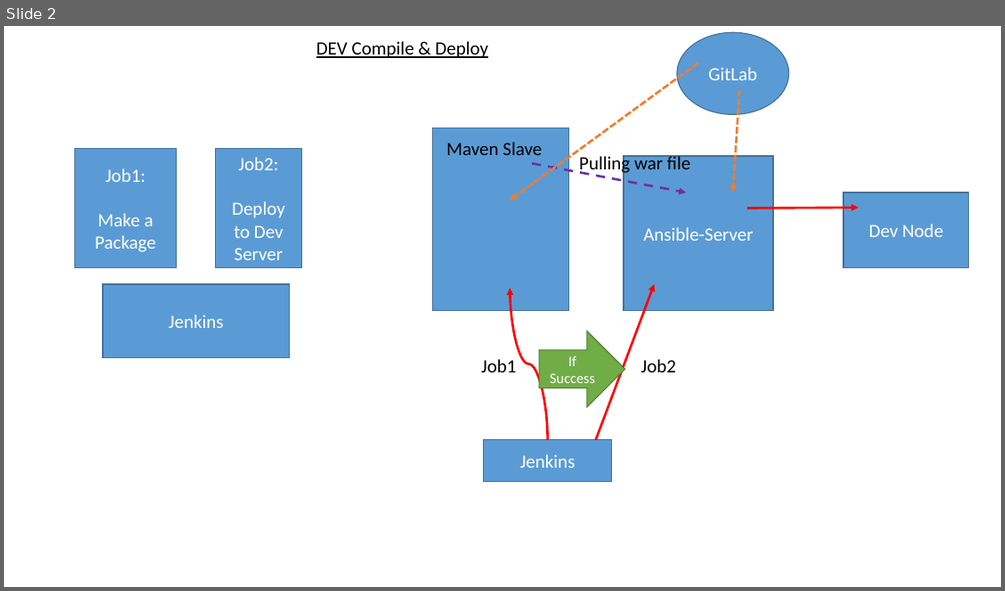
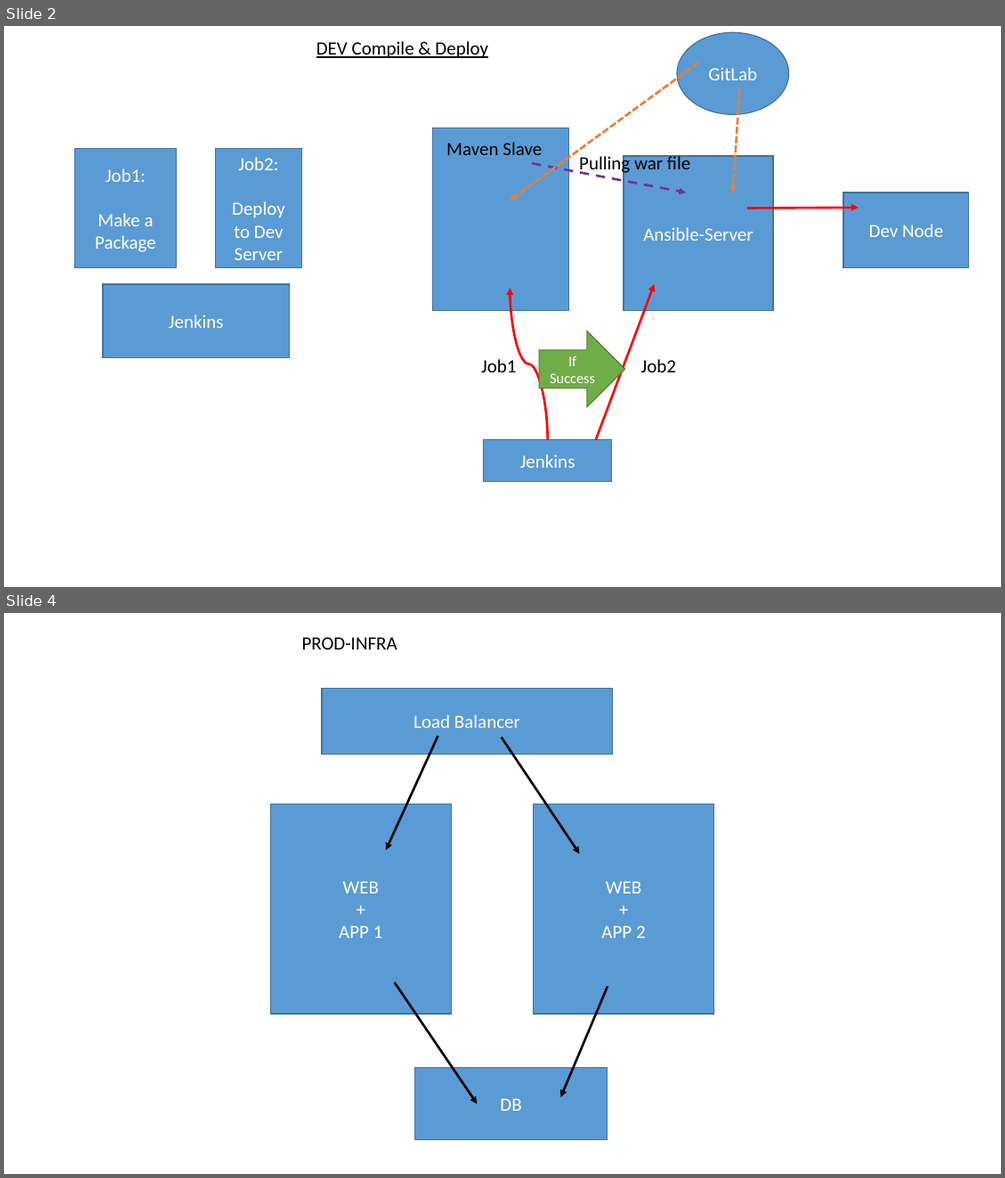
Before and after one commit to DevPratice/documentation, a slide deck: batch25-project.pptx. Shown one above the other, each under a label of ours: slide 2 before the commit, slides 2 and 4 after it; the slides between them are not shown. The pictures are 1005x591 and 1005x1178 pixels, drawn with LibreOffice and Linux fonts; fonts in the diff are those of the drawing. Boxes give left, top, right and bottom in pixels: in the first picture for what was removed or moved away, otherwise in the second. Text is boxed around its words. In the diff, an @@ line names an element or a change of style, - is before the commit and + after.

```diff
--- a/batch25-project.pptx
+++ b/batch25-project.pptx
@@ slide 4 added at bbox=[4, 613, 1001, 1174], background #FFFFFF @@
@@ text added at bbox=[302, 637, 397, 649], 18 pt, text #000000 @@
+PROD-INFRA
@@ rectangle added at bbox=[322, 689, 612, 755], fill #5B9BD5, outline #43739E 1 pt, 18 pt, text #FFFFFF @@
+Load Balancer
@@ arrow added from (437, 736) to (386, 850), #000000 2.25 pt @@
@@ arrow added from (502, 737) to (580, 854), #000000 2.25 pt @@
@@ rectangle added at bbox=[270, 803, 451, 1013], fill #5B9BD5, outline #43739E 1 pt, 18 pt, text #FFFFFF @@
+WEB
++
+APP 1
@@ rectangle added at bbox=[534, 803, 714, 1013], fill #5B9BD5, outline #43739E 1 pt, 18 pt, text #FFFFFF @@
+WEB
++
+APP 2
@@ arrow added from (395, 982) to (477, 1103), #000000 2.25 pt @@
@@ arrow added from (607, 986) to (561, 1097), #000000 2.25 pt @@
@@ rectangle added at bbox=[414, 1068, 607, 1140], fill #5B9BD5, outline #43739E 1 pt, 18 pt, text #FFFFFF @@
+DB
```
Also in this commit, not shown: 1 slide changed, 2 other slides added.
